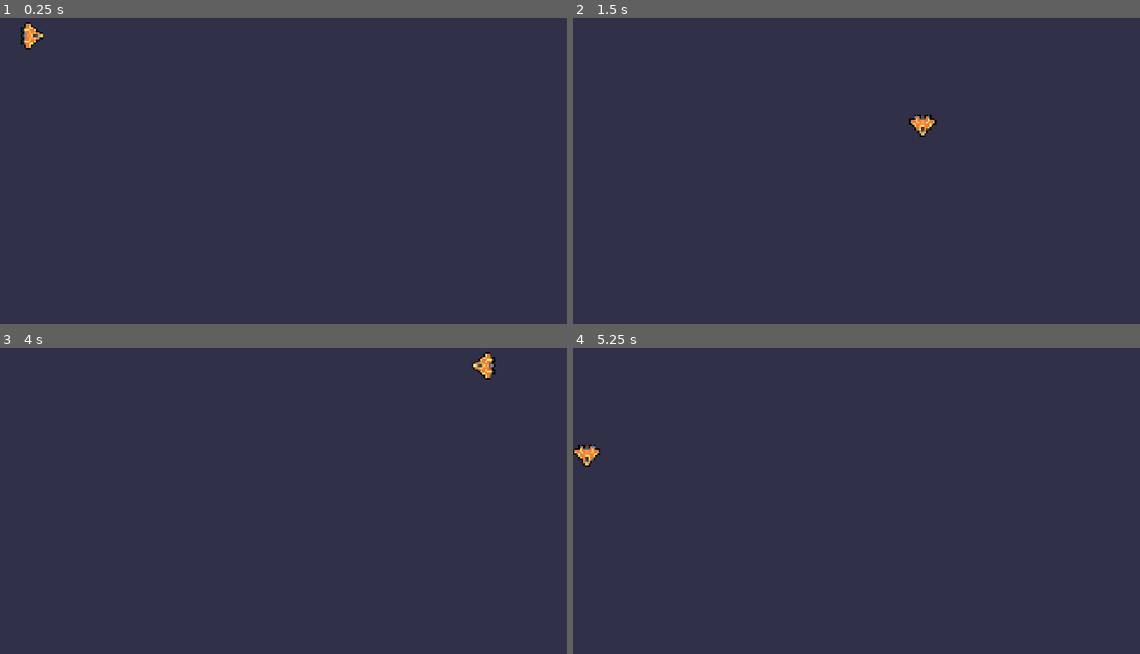
Above: before the commit, frames 1-4 (two rows, left to right).
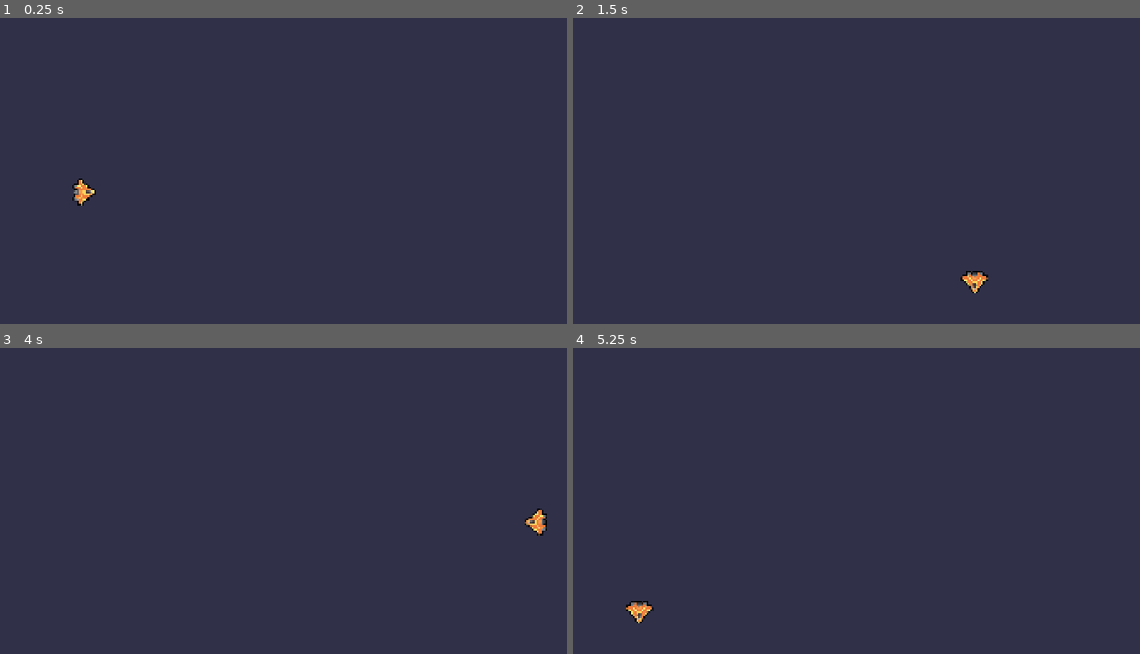
Above: after the commit, the same moments.

Repository: moonsshade/M4-To-Space-And-Beyond
Game: Godot game, scene res://lessons/ship.tscn
Two runs of this game, one before a commit and one after it. Both use one fixed random seed, a clock stepped at 60 frames per second and the inputs below.
Inputs (mouse positions are in pixels of both pictures, inside the frame that each line leads up to):
- Up to frame 1 (0.25 s): no input
- Up to frame 2 (1.5 s): tap Enter at 0.5 s; move the mouse to (986, 146) at 0.52 s; hold D (move_right) 0.53-1.28 s; tap Space (boost) at 0.6 s; click (986, 146) at 0.67 s; move the mouse to (743, 180) at 1.27 s; hold S (move_down) from 1.28 s (still down); tap Z at 1.35 s
- Up to frame 3 (4 s): move the mouse to (345, 421) at 2.02 s; release S (move_down) at 2.03 s; hold D (move_right) 2.03-2.78 s; tap Space (boost) at 2.1, 2.75, 3.6 s; move the mouse to (255, 556) at 2.77 s; hold W (move_up) 2.78-3.53 s; tap Z at 2.85 s; click (255, 556) at 2.92 s; tap Enter at 3.5 s; move the mouse to (459, 540) at 3.52 s; hold A (move_left) from 3.53 s (still down)
- Up to frame 4 (5.25 s): move the mouse to (686, 442) at 4.27 s; tap Z at 4.35 s; move the mouse to (890, 491) at 5.02 s; release A (move_left) at 5.03 s; hold S (move_down) from 5.03 s (still down); tap Space (boost) at 5.1 s; click (890, 491) at 5.17 s

The runs differ from the first frame. In frame 1, 0.4% of the frame differs, in the area x 3-17%, y 1-62%; in frame 2, 0.4%; in frame 3, 0.4%, in the area x 83-97%, y 1-62%; in frame 4, 0.4%.

Commit message:
moved ship to test

Diff:
--- a/M04.to_space_and_beyond_workbook/lessons/ship.tscn
+++ b/M04.to_space_and_beyond_workbook/lessons/ship.tscn
@@ -4,7 +4,7 @@
 [ext_resource type="Script" uid="uid://jg57xwbfv1wc" path="res://lessons/ship.gd" id="2_d6uqs"]
 
 [node name="Sprite2D" type="Sprite2D"]
-position = Vector2(107, 115)
+position = Vector2(282, 639)
 texture = ExtResource("1_2dafo")
 script = ExtResource("2_d6uqs")
 
